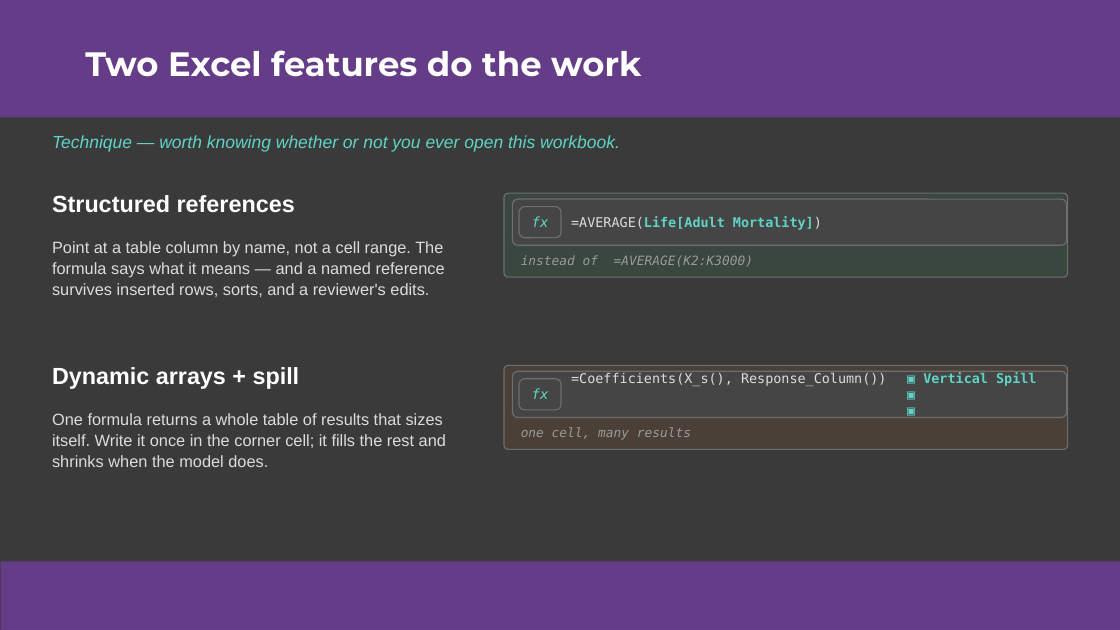
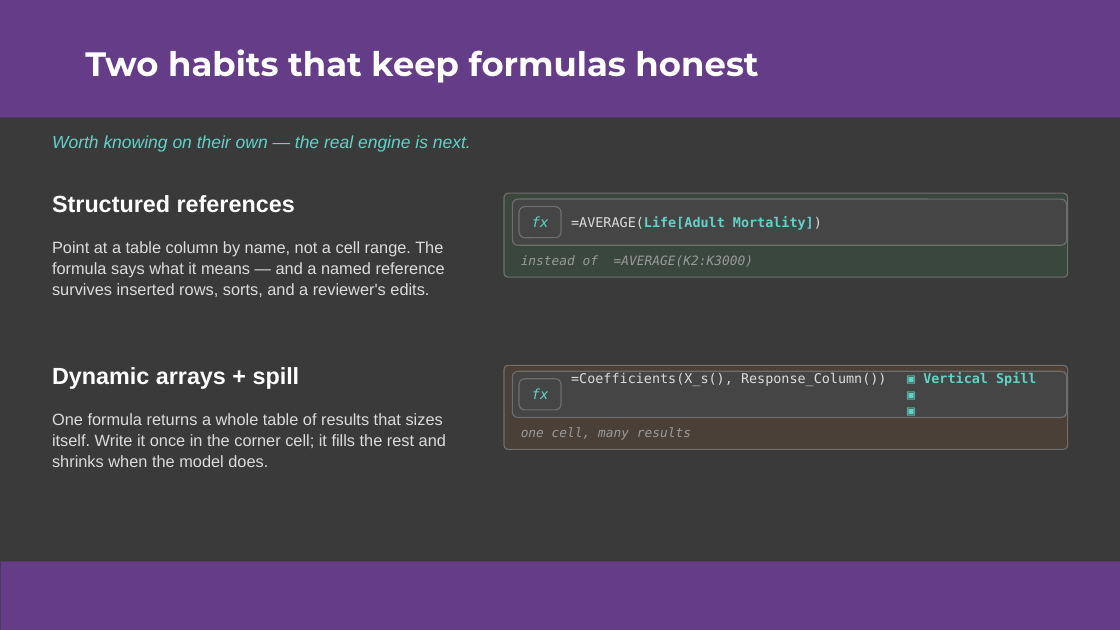
Before and after one commit to colodnerdata/Statistical_Analysis_Lambda_Catalog, a slide deck: slide 5 of Presentations/Statistical_Analysis_LAMBDA_Catalog_CECOP_45min_DARK.pptx. Drawn at 1120x630 pixels with LibreOffice and Linux fonts; fonts in the diff are those of the drawing. Boxes give left, top, right and bottom in pixels: in the first picture for what was removed or moved away, otherwise in the second. Text is boxed around its words. In the diff, an @@ line names an element or a change of style, - is before the commit and + after.

```diff
--- a/Presentations/Statistical_Analysis_LAMBDA_Catalog_CECOP_45min_DARK.pptx
+++ b/Presentations/Statistical_Analysis_LAMBDA_Catalog_CECOP_45min_DARK.pptx
@@ title at (85,49,758,83): text changed @@
-Two Excel features do the work
+Two habits that keep formulas honest
@@ text at (52,135,471,152): text changed @@
-Technique — worth knowing whether or not you ever open this workbook.
+Worth knowing on their own — the real engine is next.
```
Also in this commit, not shown: 4 other slides changed, 21 other files.
